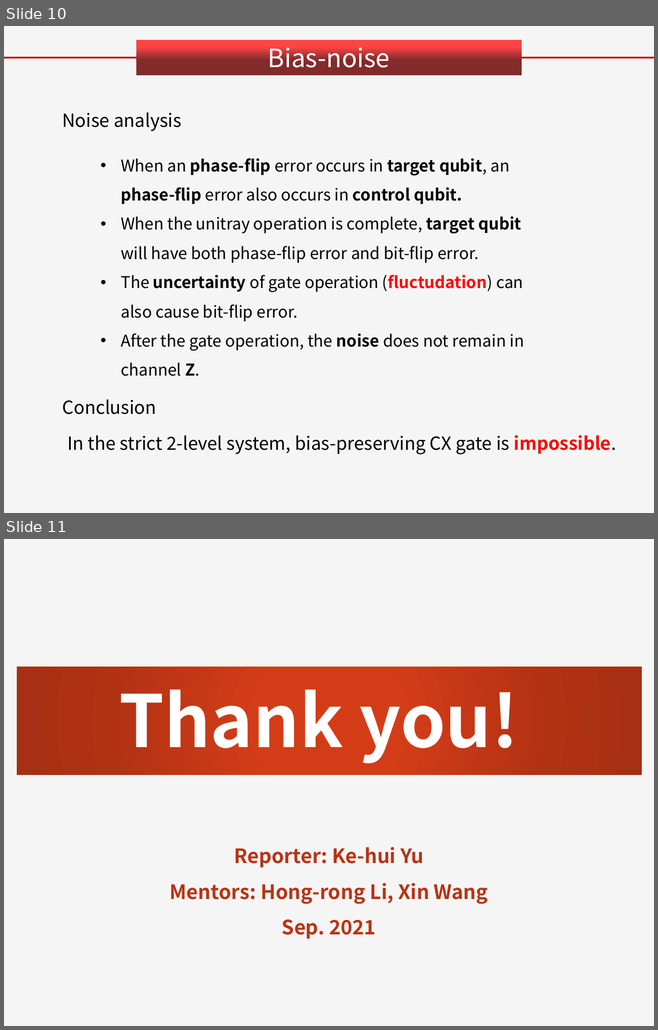
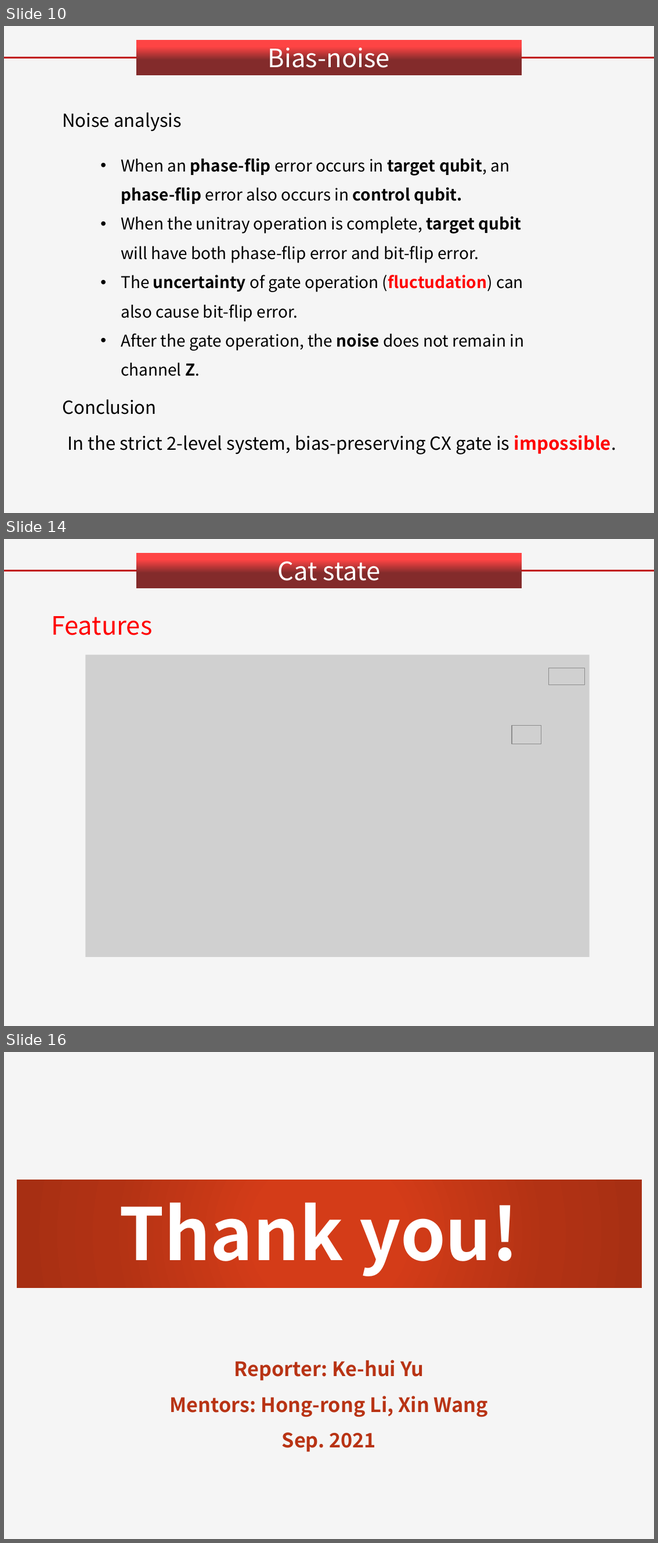
Before and after one commit to mantianxing-tiga/git-demo, a slide deck: cat qubit/Group Meeting/Report_Cat qubit.pptx. Shown one above the other, each under a label of ours: slides 10 and 11 before the commit, slides 10, 14 and 16 after it; the slides between them are not shown. The pictures are 658x1030 and 658x1543 pixels, drawn with LibreOffice and Linux fonts; fonts in the diff are those of the drawing; grey boxes stand for pictures; background and template pictures are left out. Boxes give left, top, right and bottom in pixels: in the first picture for what was removed or moved away, otherwise in the second. Text is boxed around its words. In the diff, an @@ line names an element or a change of style, - is before the commit and + after.

```diff
--- a/cat qubit/Group Meeting/Report_Cat qubit.pptx
+++ b/cat qubit/Group Meeting/Report_Cat qubit.pptx
@@ slide 14 added at box(4, 539, 654, 1026), background #F5F5F5 @@
@@ rectangle added at box(136, 553, 521, 588), fill gradient #FE4444 to #832B2B, 28 pt, text #FFFFFF @@
+Cat state
@@ line added from (4, 571) to (136, 571), #C00000 2 pt @@
@@ line added from (522, 571) to (654, 571), #C00000 2 pt @@
@@ text added at box(51, 616, 152, 635), 28 pt, text #FF0000 @@
+Features
@@ picture added at box(85, 654, 589, 957) @@
@@ picture added at box(549, 668, 584, 685) @@
@@ picture added at box(511, 725, 540, 744) @@
@@ what was slide 11 is now slide 16 @@
```
Also in this commit, not shown: 1 slide changed, 4 other slides added, 19 other files.
